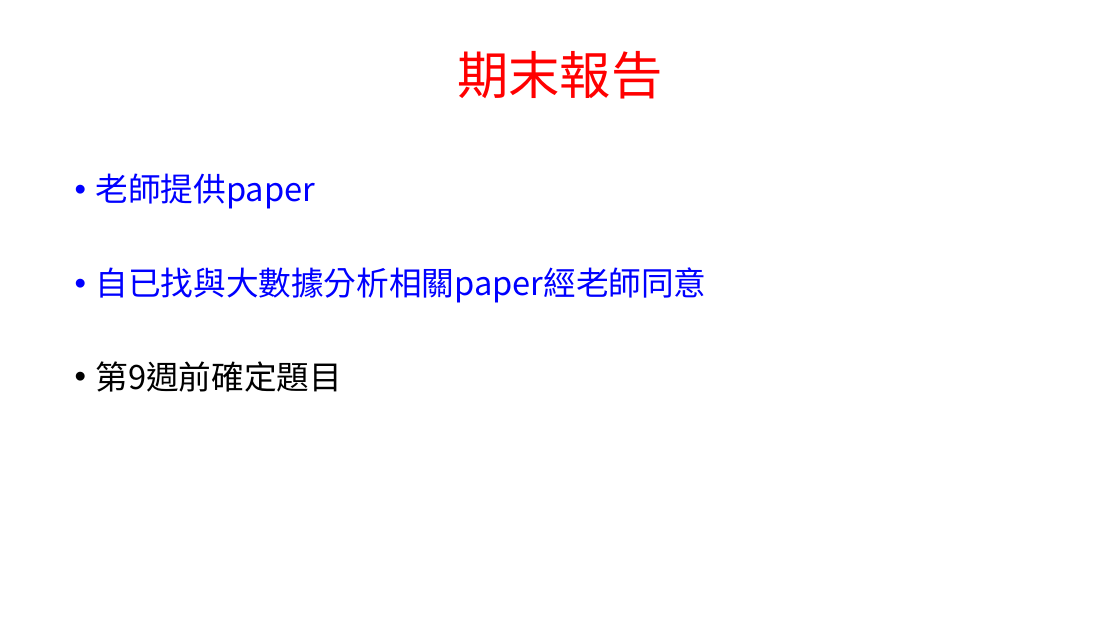
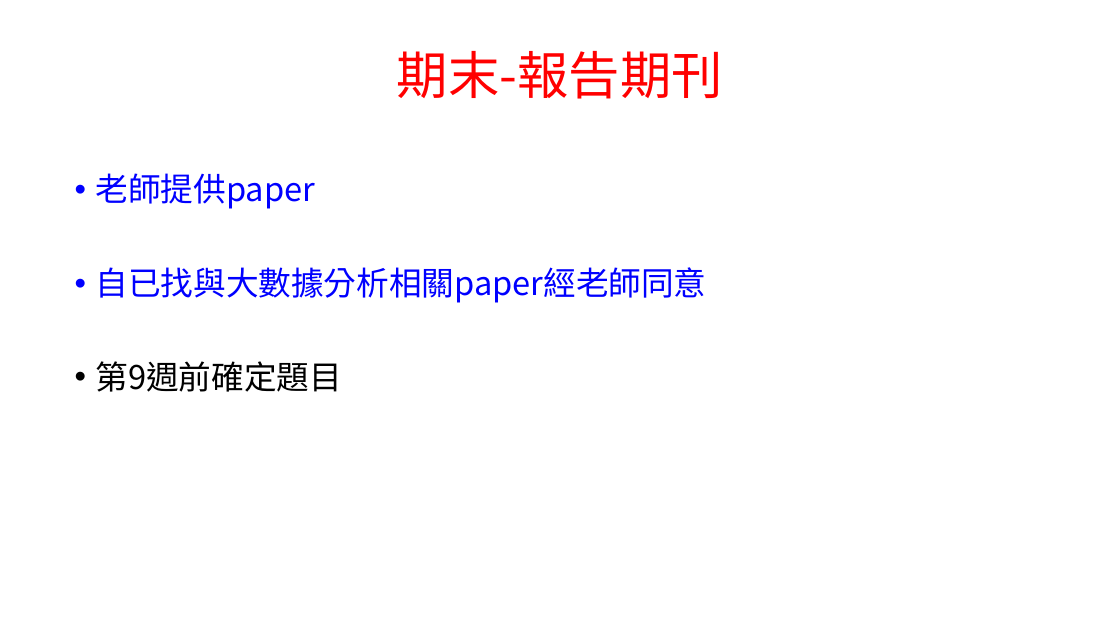
Before and after one commit to chih-chengwu/Chinese_Big_Data_Analysis_for_intelligence_medical_MD, a slide deck: slide 8 of 0.課堂規定及評量標準.pptx (slide 6 before the commit). Drawn at 1120x630 pixels with LibreOffice and Linux fonts; fonts in the diff are those of the drawing. Boxes give left, top, right and bottom in pixels: in the first picture for what was removed or moved away, otherwise in the second. Text is boxed around its words. In the diff, an @@ line names an element or a change of style, - is before the commit and + after.

```diff
--- a/0.課堂規定及評量標準.pptx
+++ b/0.課堂規定及評量標準.pptx
@@ title at (397, 51, 723, 99): text changed @@
-期末報告
+期末-報告期刊
```
Also in this commit, not shown: 4 other slides changed, 2 other files.
